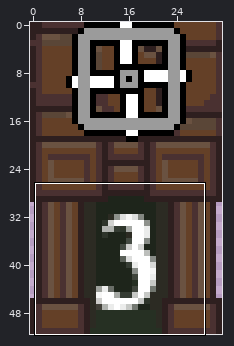
File history of a pixel-art sprite, kingslayer/resources/images/arrow_tower_UI.png. The first picture is a wide view before the edit; the outline marks the close-up.
Close-up. Before the edit:
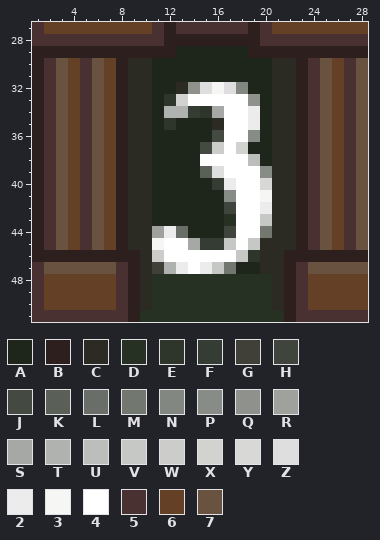
The file is 32x52 pixels. Colours within 5 levels of each other are drawn and written as one. Shown: x 1..28, y 27..51.
Palette (. is transparent): A #1e251b  B #2e1f1f  C #2c2b23  D #263023  E #2e352b  F #353c33  G #403f38  H #3f453c  J #444a42  K #5a6058  L #6a6e68  M #727770  N #838781  P #888c87  Q #8e918c  R #9ea19c  S #a5a8a4  T #afb2ae  U #bcbebb  V #c6c8c5  W #ccccca  X #d2d3d1  Y #d8d9d7  Z #dddedd  2 #ebeceb  3 #f6f6f5  4 #ffffff  5 #4a3131  6 #644027  7 #6a5241
Pixels before, first column x 1:
27 56666666665B555555B566666666
28 55555555555BBBBBBBB555555555
29 BBBBBBBBBBBBAAAAAABBBBBBBBBB
30 B576576BCCAAAAAAAAAACCB57657
31 B576576BCCAAAAAAAAAACCB57657
32 B576576BCCAACQZ3ZNAACCB57657
33 B576576BCCAEX44444QACCB57657
34 B576576BCCATTFES442ACCB57657
35 B576576BCCAEAAAC442ACCB57657
36 B576576BCCAAAAAJ44PACCB57657
37 B576576BCCAAAAJW4XAACCB57657
38 B576576BCCAAAA4444UACCB57657
39 B576576BCCAAAAKZ444PCCB57657
40 B576576BCCAAAAAF244YCCB57657
41 B576576BCCAAAAAAP443CCB57657
42 B576576BCCAAAAAAH442CCB57657
43 B576576BCCAAAAAAD44VCCB57657
44 B576576BCCR2LAAAH44MCCB57657
45 B576576BCC344SFFV4VCCCB57657
46 BBBBBBBBBCW444444VECCBBBBBBB
47 57777775BCGT242VMAACCB577777
48 56666665BCDDDDDDDDDDCB566666
49 56666665BCDDDDDDDDDDCB566666
50 56666665BCDDDDDDDDDDCB566666
51 55555555BDDDDDDDDDDDDB555555
The result:
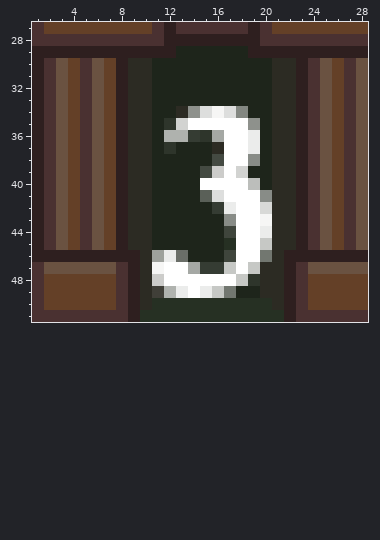
Difference:
Changed rows in their new state; - is an unchanged pixel.
first column x 11:
32 --AAAAAA--
33 -AAAAAAAA-
34 -ACQZ3ZNA-
35 --X444--Q-
36 -TTFES--2-
37 -E--AC-42-
38 ----AJ--P-
39 ----JW-XAA
40 ----444-UA
41 ----KZ4--P
42 -----F2--Y
43 ------P--3
44 AAA------2
45 AAAAAAD-4V
46 R2LAAAH44M
47 344SFFV4V-
48 W444444VEC
49 GT242VMAAC
Where, in picture pixels (left, top, right, bottom), the same in both close-ups:
changed: (152, 82, 272, 298)
